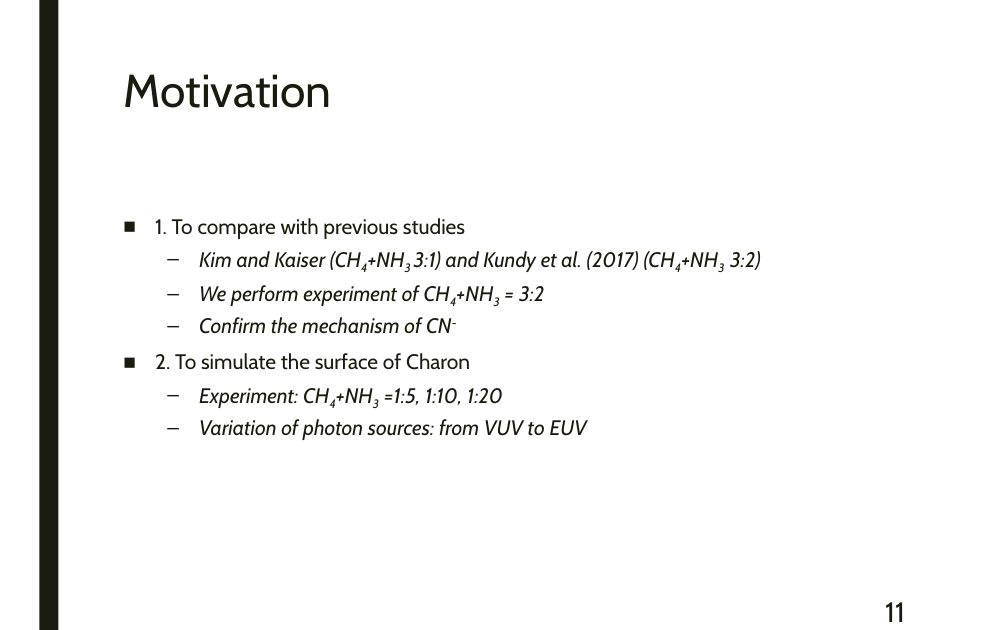
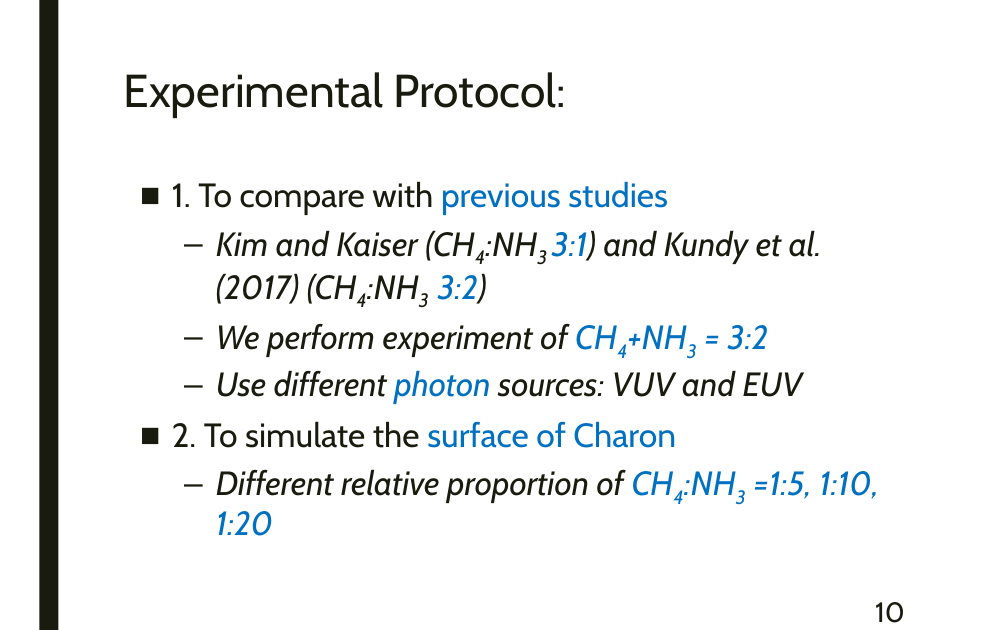
Before and after one commit to samuello1228/lily, a slide deck: slide 10 of doc/VUV and EUV irradiation of CH4 + NH3.pptx (slide 11 before the commit). Drawn at 1008x630 pixels with LibreOffice and Linux fonts; fonts in the diff are those of the drawing. Boxes give left, top, right and bottom in pixels: in the first picture for what was removed or moved away, otherwise in the second. Text is boxed around its words. In the diff, an @@ line names an element or a change of style, - is before the commit and + after.

```diff
--- a/doc/VUV and EUV irradiation of CH4 + NH3.pptx
+++ b/doc/VUV and EUV irradiation of CH4 + NH3.pptx
@@ title at [123,72,566,118]: text changed @@
-Motivation
+Experimental Protocol:
@@ text "1. To compare with previous ...": place and size @@
-text "1. To compare with previous ..." at [155,218,761,440]
+text "1. To compare with previous ..." at [172,181,879,536]
@@ text at [172,181,769,448]: size 15 to 24 pt in "1. To compare with previous studies", "We perform experiment of CH4+NH3 = 3:2", "2. To simulate the surface of Charon"; text colour #191B0E to #0070C0 in "previous studies", "CH4+NH3 = 3:2", "surface of Charon" @@
@@ text at [216,230,822,304]: text changed; size 15 to 24 pt @@
-  – Kim and Kaiser (CH4+NH3 3:1) and Kundy et al. (2017) (CH4+NH3 3:2)
+  – Kim and Kaiser (CH4:NH3 3:1) and Kundy et al. (2017) (CH4:NH3 3:2)
@@ text at [216,370,803,404]: text changed; size 15 to 24 pt @@
-  – Confirm the mechanism of CN-
+  – Use different photon sources: VUV and EUV
@@ text at [216,469,879,536]: text changed; size 15 to 24 pt @@
-  – Experiment: CH4+NH3 =1:5, 1:10, 1:20
-  – Variation of photon sources: from VUV to EUV
+  – Different relative proportion of CH4:NH3 =1:5, 1:10, 1:20
@@ page number at [875,602,905,623]: text changed @@
-11
+10
```
Also in this commit, not shown: 23 other slides changed, 1 slide added, 5 slides removed, 1 other file.
